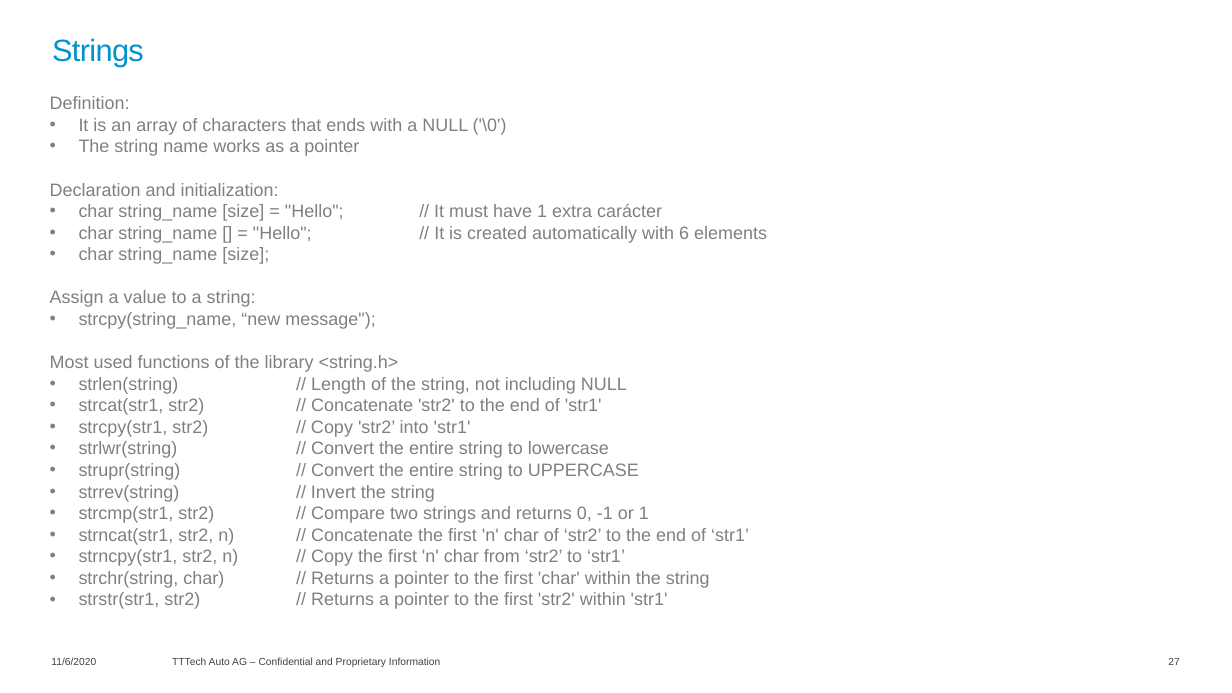
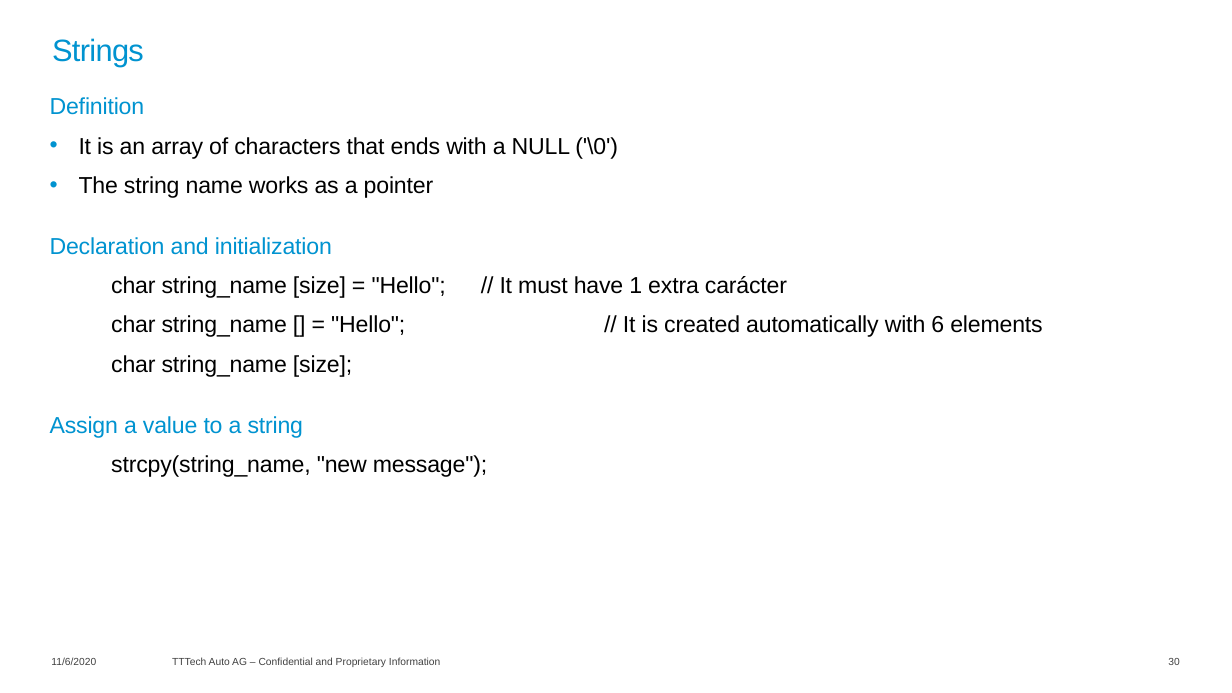
Before and after one commit to lucianotttech/C_Training, a slide deck: slide 30 of 01-Theory material/C_Training.pptx (slide 27 before the commit). Drawn at 1232x693 pixels with LibreOffice and Linux fonts; fonts in the diff are those of the drawing; background and template pictures are left out. Boxes give left, top, right and bottom in pixels: in the first picture for what was removed or moved away, otherwise in the second. Text is boxed around its words. In the diff, an @@ line names an element or a change of style, - is before the commit and + after.

Commit message:
Format the slides, improve example 17, and add new code files contained in the slides

```diff
--- a/01-Theory material/C_Training.pptx
+++ b/01-Theory material/C_Training.pptx
@@ text at [50,97,145,115]: text changed; size 14 to 18 pt; text colour #808080 to #0093D0 @@
-Definition:
+Definition
@@ text at [79,137,1042,377]: size 14 to 18 pt, text colour #808080 to #000000, letter spacing 0 to -0.1 pt in "It is an array of characters that ...", "The string name works as a pointer", "char string_name [size] = "Hello"; // It ...", "char string_name [] = "Hello"; // It ..." and 1 more places; more space between paragraphs; bullet • to none; list level 1 to 2 in "char string_name [size] = "Hello"; ..."; list level 1 to 2 in "char string_name [] = "Hello"; ..."; list level 1 to 2 in "char string_name [size];" @@
@@ text at [50,237,332,255]: text changed; size 14 to 18 pt; text colour #808080 to #0093D0 @@
-Declaration and initialization:
+Declaration and initialization
@@ text at [50,416,487,477]: text changed; size 14 to 18 pt; text colour #808080 to #000000 @@
-Assign a value to a string:
-• strcpy(string_name, “new message");
-Most used functions of the library <string.h>
-• strlen(string) // Length of the string, not including NULL
-• strcat(str1, str2) // Concatenate 'str2' to the end of 'str1'
-• strcpy(str1, str2) // Copy 'str2’ into 'str1'
-• strlwr(string) // Convert the entire string to lowercase
-• strupr(string) // Convert the entire string to UPPERCASE
-• strrev(string) // Invert the string
-• strcmp(str1, str2) // Compare two strings and returns 0, -1 or 1
-• strncat(str1, str2, n) // Concatenate the first 'n' char of ‘str2’ to the end of ‘str1’
-• strncpy(str1, str2, n) // Copy the first 'n' char from ‘str2’ to ‘str1’
-• strchr(string, char) // Returns a pointer to the first 'char' within the string
-• strstr(str1, str2) // Returns a pointer to the first 'str2' within 'str1'
+Assign a value to a string
+  strcpy(string_name, "new message");
@@ page number at [1168,658,1179,665]: text changed @@
-27
+30
```
Also in this commit, not shown: 40 other slides changed, 5 slides added, 6 other files.
